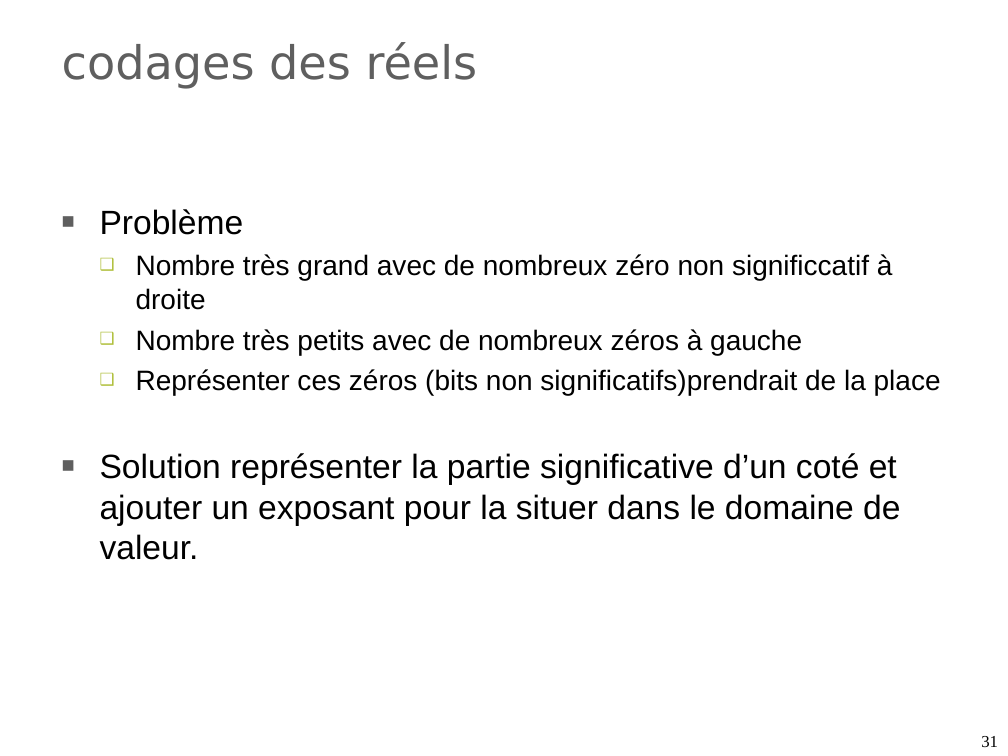
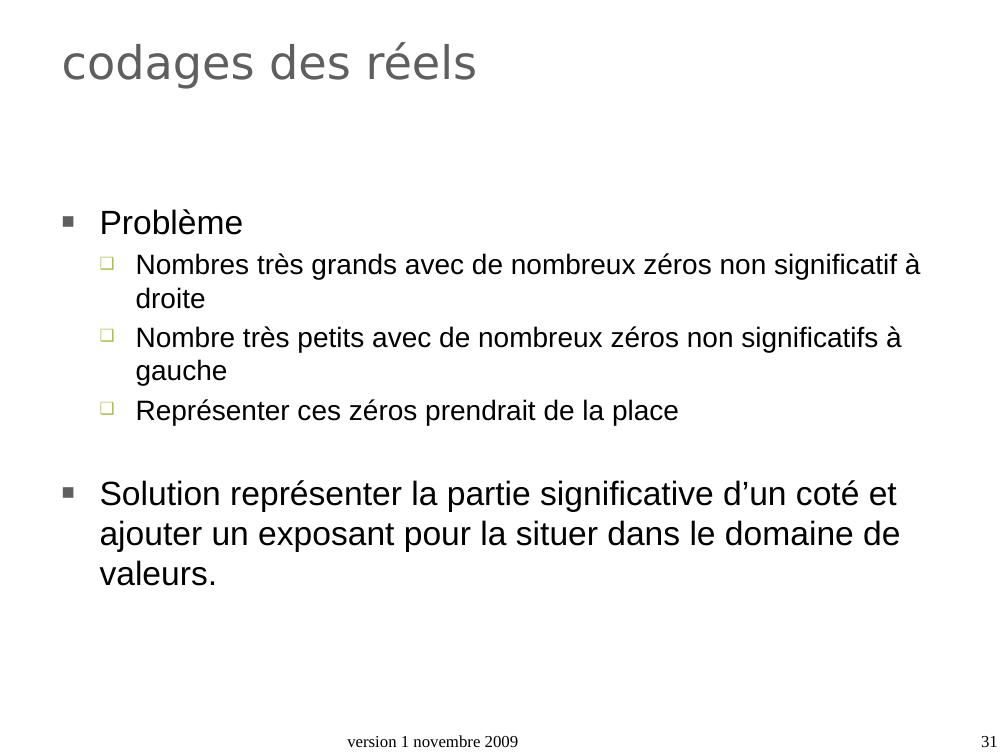
Before and after one commit to duanegris/texts, a slide deck: slide 31 of isi1/slides/3_numeration-codage.ppt. Drawn at 1008x756 pixels with LibreOffice and Linux fonts; fonts in the diff are those of the drawing; background and template pictures are left out. Boxes give left, top, right and bottom in pixels: in the first picture for what was removed or moved away, otherwise in the second. Text is boxed around its words. In the diff, an @@ line names an element or a change of style, - is before the commit and + after.

```diff
--- a/isi1/slides/3_numeration-codage.ppt
+++ b/isi1/slides/3_numeration-codage.ppt
@@ text at (x1=100, y1=253, x2=921, y2=586): text changed @@
-  ❑ Nombre très grand avec de nombreux zéro non significcatif à droite
-  ❑ Nombre très petits avec de nombreux zéros à gauche
-  ❑ Représenter ces zéros (bits non significatifs)prendrait de la place
-■ Solution représenter la partie significative d’un coté et ajouter un exposant pour la situer dans le domaine de valeur.
+  ❑ Nombres très grands avec de nombreux zéros non significatif à droite
+  ❑ Nombre très petits avec de nombreux zéros non significatifs à gauche
+  ❑ Représenter ces zéros prendrait de la place
+■ Solution représenter la partie significative d’un coté et ajouter un exposant pour la situer dans le domaine de valeurs.
@@ text added at (x1=347, y1=735, x2=519, y2=747), 12 pt, text #000000 @@
+version 1 novembre 2009
```
Also in this commit, not shown: 42 other slides changed, 2 slides added, 1 slide removed.
